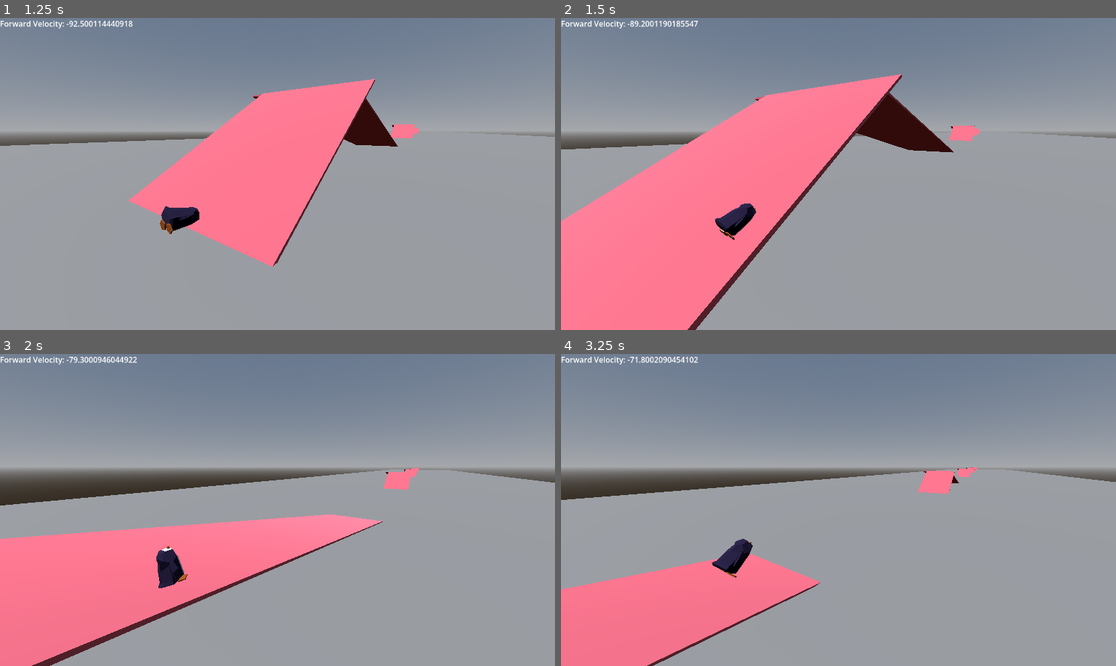
Above: before the commit, frames 1-4 (two rows, left to right).
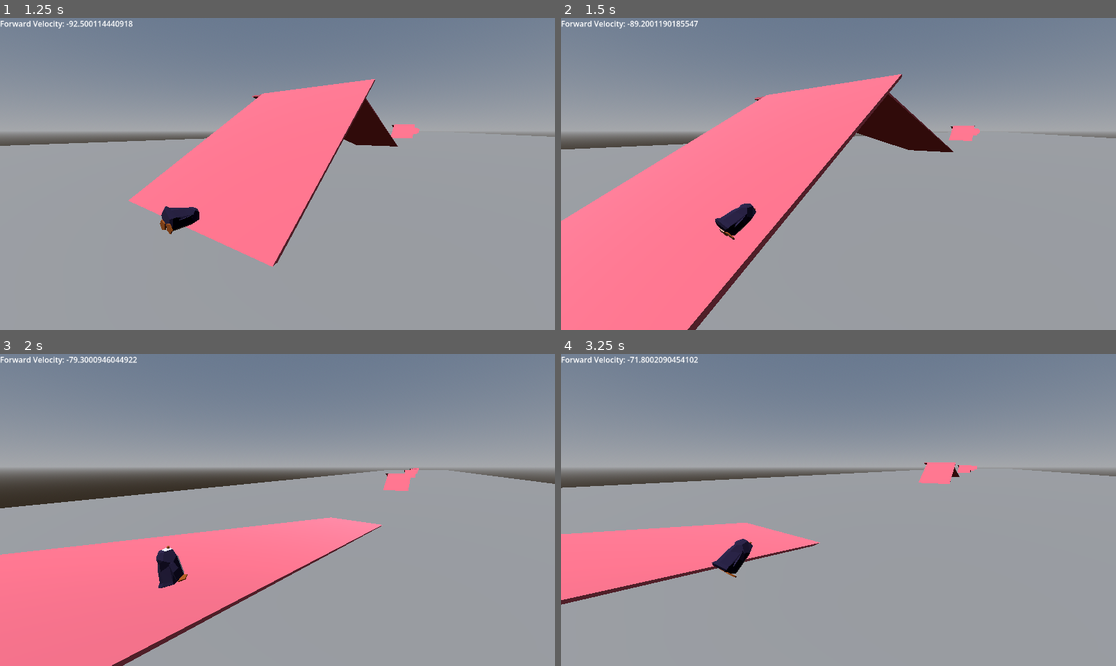
Above: after the commit, the same moments.

Repository: Emerald6468/FlipTheBird
Game: Godot game, scene res://Scenes/TestScenes/zander_test_scene.tscn
Same seed, same stepped clock (60 frames per second), same inputs: the game is played once before the commit and once after it. This scene is started directly instead of the project's main scene.
Inputs:
- Up to frame 1 (1.25 s): tap Enter (ui_accept) at 0.5, 0.77 s; hold D (Right) from 0.53 s (still down); hold Space (red_action) from 0.53 s (still down)
- Up to frame 2 (1.5 s): release D (Right) at 1.28 s; release Space (red_action) at 1.28 s; hold S (Backward) from 1.28 s (still down); tap Space (red_action) at 1.35 s
- Up to frame 3 (2 s): keep holding S (Backward); tap Enter (ui_accept) at 1.52 s
- Up to frame 4 (3.25 s): release S (Backward) at 2.03 s; hold D (Right) 2.03-2.78 s; hold Space (red_action) 2.03-2.78 s; hold W (Forward) from 2.78 s (still down); tap Space (red_action) at 2.85 s; tap Enter (ui_accept) at 3.02 s

Frame 1 is identical in both runs. In frame 2, less than 0.1% of the frame differs, in the area x 2-97%, y 18-62%; in frame 3, 6.5%; in frame 4, 17%, in the area x 0-100%, y 34-100%.

Commit message:
Simple scoring system & improvements to rotating
Added the base for a scoring system, and commented out code that was making the player launch into the sky while rotating. Also improved comment formatting, commented notes on current code, and ideas for later additions.

Diff:
--- a/flip,-the-bird/Level.gd
+++ b/flip,-the-bird/Level.gd
@@ -1,8 +1,11 @@
 extends Node3D
 
+# Increases in intervals of 50 based on total flips + multiplier
+var score = 0
 
 # Called when the node enters the scene tree for the first time.
 func _ready() -> void:
+	print("Score is " + str(score))
 	pass # Replace with function body.
 
 
--- a/flip,-the-bird/Scripts/Global.gd
+++ b/flip,-the-bird/Scripts/Global.gd
@@ -1,8 +1,11 @@
 extends Node
 
 var forward_velocity = 0.0
+# Increases in intervals of 50 based on total flips + multiplier
+var score = 0
 # Called when the node enters the scene tree for the first time.
 func _ready() -> void:
+	print(score)
 	pass # Replace with function body.
 
 
--- a/flip,-the-bird/Scripts/player.gd
+++ b/flip,-the-bird/Scripts/player.gd
@@ -13,10 +13,13 @@
 var slope_angle
 var slope_normal: Vector3
 
-#player angle
+#Player angle
 @onready var model: Node3D = $CollisionShape3D/Model
 var previous_angle
 var angle_power = 1.0
+var total_flips = 0
+#var axis_speed = 1.0
+#Maybe player rotates faster per full spin?
 
 @export var gravity_modifier = 5.0
 
@@ -40,11 +43,26 @@
 		velocity.z += speed_increase
 
 func rotation_math():
+	#TO DO: Allow rotation only when midair
 	var current_angle = model.get_rotation().x
-	if current_angle > 90 or current_angle < -90:
-		current_angle = -90
+	print(current_angle)
+
+	#Commented code below causes player to launch out of bounds
+	#if current_angle > 90 or current_angle < -90:
+		#current_angle = -90
 	angle_power = (current_angle*.2)+1
-
+	#For every 360 midair, add to score
+	#Because current_angle can't increase past ~1.5, this if statement is a bandaid
+	#solution for measuring rotations totaling approximately 360
+	if current_angle > 1.4 && current_angle <1.6:
+		print("Points received!")
+		total_flips += 1
+		#TO DO: Create higher node for Global.gd to be embeded
+		#Code below will not function until Global.gd is actually used
+	#for i in total_flips:
+		#$Global.score += 50
+		#print("Total Score: "+ str($Global.score))
+	#FOR LATER: Add multiplier from fish/stonse to scoring
 
 
 func _physics_process(delta: float) -> void:
@@ -52,19 +70,22 @@
 	if velocity.z >= 0: velocity.z = -100
 	Global.forward_velocity = velocity.z
 	previous_angle = model.get_rotation().x
+	#W and S rotate, A and D steer
 	var input_dir := Input.get_vector("Left", "Right", "Forward", "Backward")
 	var direction := (transform.basis * Vector3(input_dir.x, 0, input_dir.y)).normalized()
 	if direction:
-		#leftandright
+		#Left and right
 		velocity.x = direction.x * Speed
-		#rotate
+		#Rotate
 		var rad_change = deg_to_rad(input_dir.y)*2.5
 		model.rotate_x(rad_change)
 	else:
 		velocity.x = move_toward(velocity.x, 0, Speed)
 	rotation_math()
-	#gravity.
+	#Gravity
 	if is_on_floor():
+		#Set total_flips back to 0
+		total_flips = 0
 		SlopeSliding()
 	else:
 		if is_gripping:
@@ -72,8 +93,10 @@
 			#print("test")
 			#apply_floor_snap()
 		velocity += (get_gravity() * gravity_modifier) * delta
-		velocity.y *= angle_power
-	# Handle jump.
+		#Commented code below causes player to launch out of bounds (overflows velocity.y)
+		#Note: As result, Flip will slowly lose momentum, but regain it when near ~(-10)
+		#velocity.y *= angle_power
+	#Handle jump
 	if Input.is_action_just_pressed("ui_accept") and is_on_floor():
 		velocity.y = JUMP_VELOCITY
 
